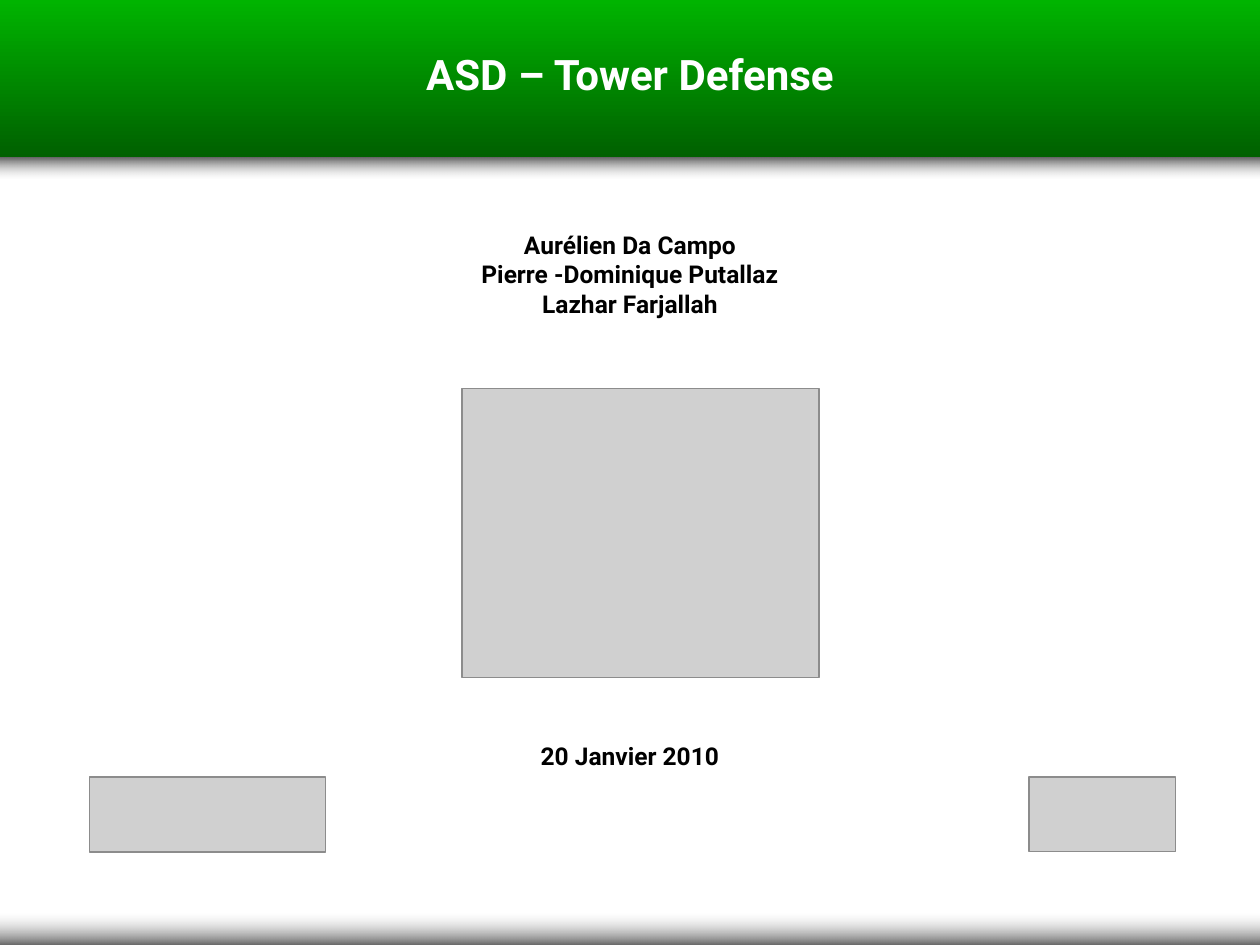
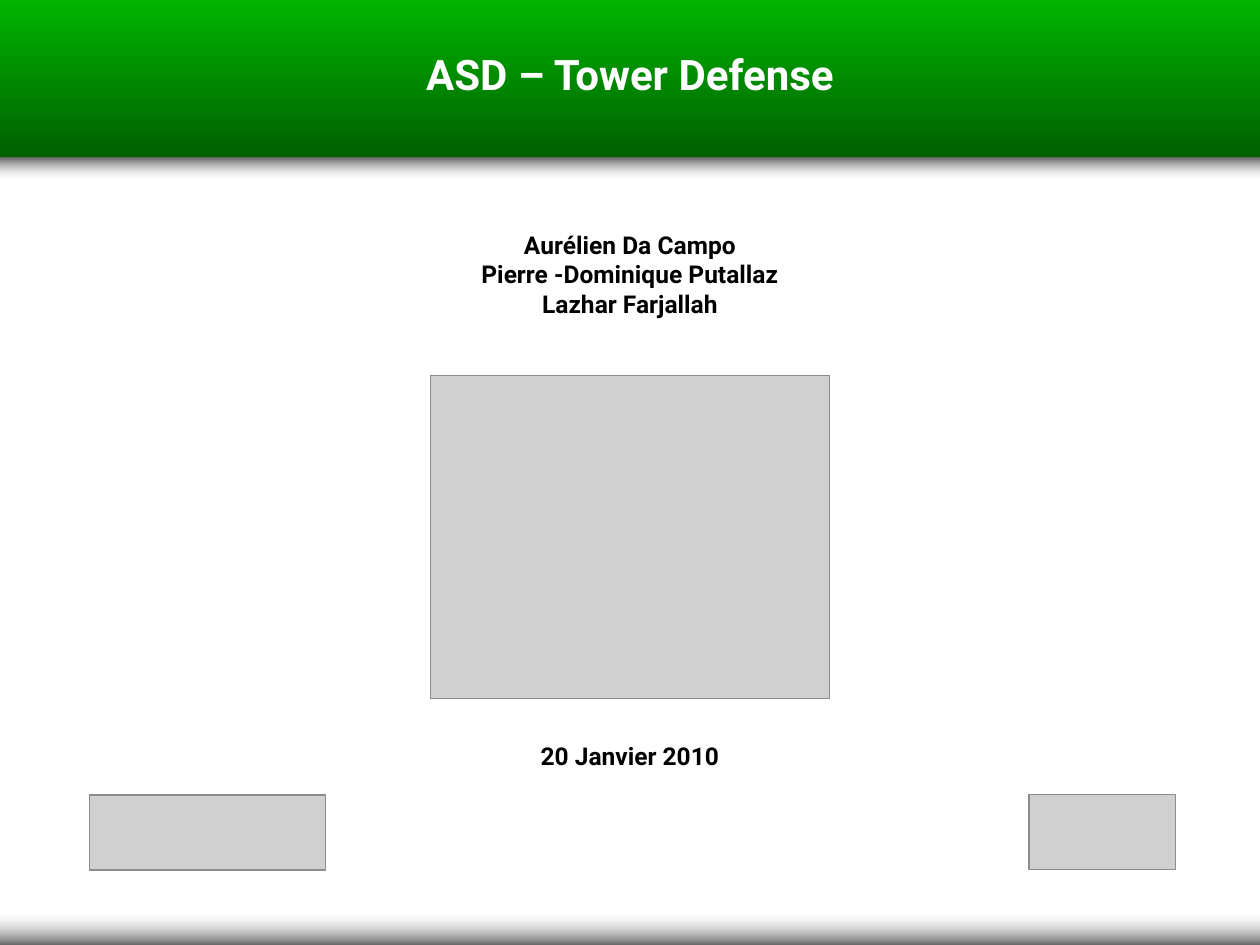
Before and after one commit to goupildb/asd-tower-defense, a slide deck: slide 1 of documents/presentation.pptx. Drawn at 1260x945 pixels with LibreOffice and Linux fonts; fonts in the diff are those of the drawing; grey boxes stand for pictures. Boxes give left, top, right and bottom in pixels: in the first picture for what was removed or moved away, otherwise in the second. Text is boxed around its words. In the diff, an @@ line names an element or a change of style, - is before the commit and + after.

```diff
--- a/documents/presentation.pptx
+++ b/documents/presentation.pptx
@@ picture resized from (x1=462, y1=388, x2=819, y2=677) to (x1=430, y1=375, x2=829, y2=698) @@
@@ picture moved from (x1=89, y1=777, x2=326, y2=853) to (x1=89, y1=795, x2=326, y2=871) @@
@@ picture moved from (x1=1029, y1=777, x2=1176, y2=852) to (x1=1029, y1=795, x2=1176, y2=869) @@
```
Also in this commit, not shown: 11 other slides changed.
